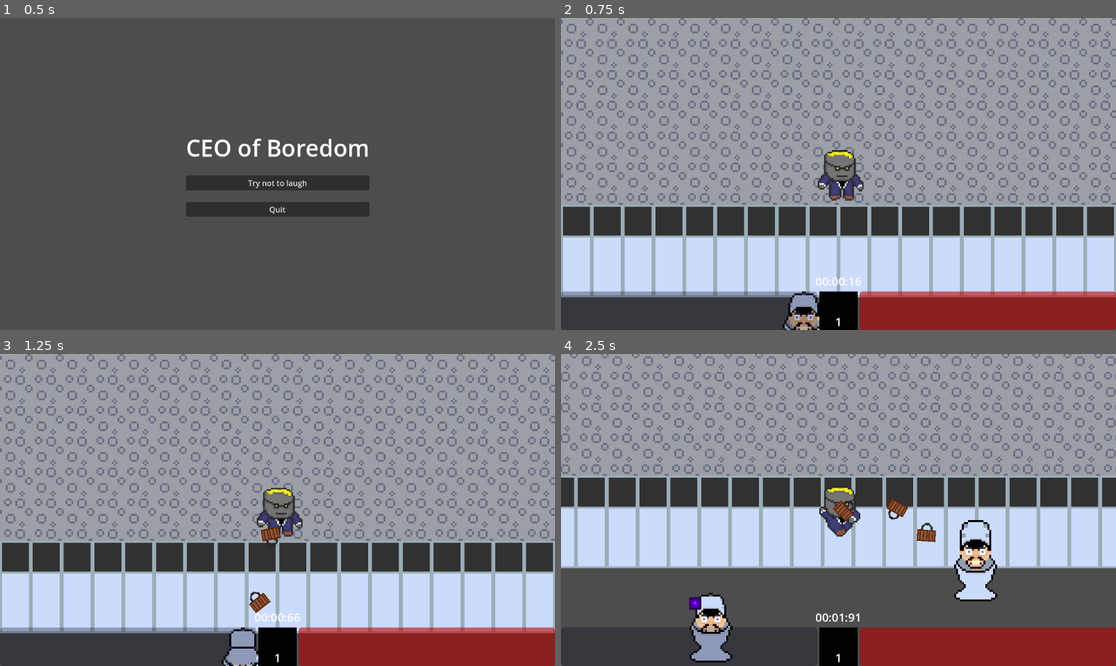
Above: before the commit, frames 1-4 (two rows, left to right).
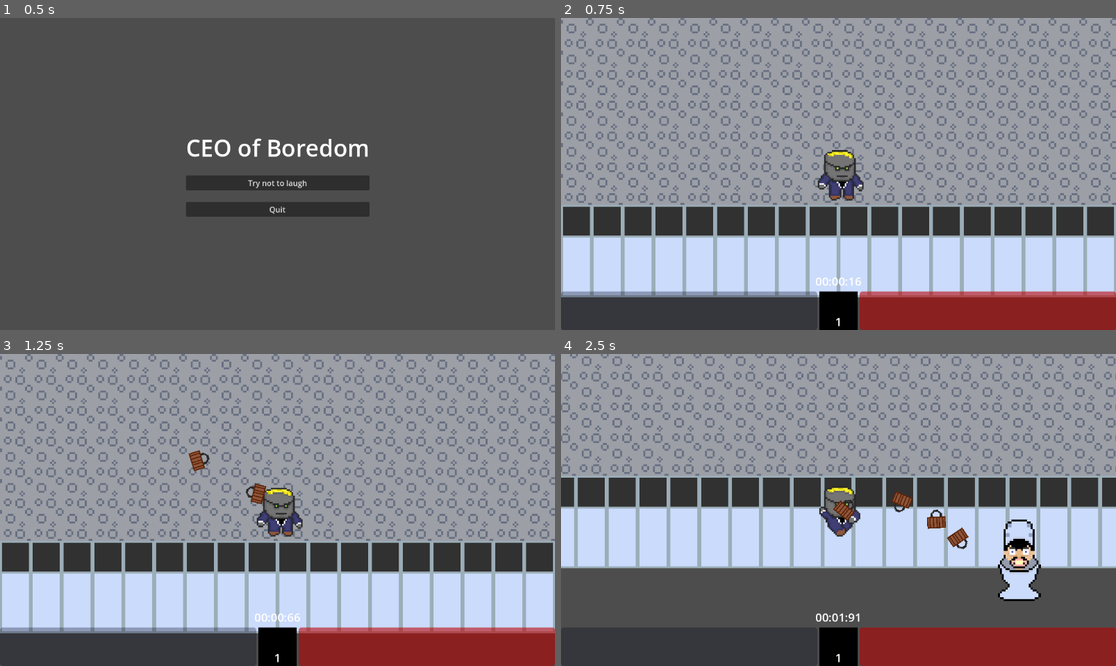
Above: after the commit, the same moments.

Repository: KatalystSoftware/FGJ24
Game: Godot game, scene res://main_menu.tscn
Two runs of this game, one before a commit and one after it. Both use one fixed random seed, a clock stepped at 60 frames per second and the inputs below. The engine's default icon, where the game draws it, is replaced by a stand-in: a white triangle on a blue panel in a dark square.
Inputs:
- Up to frame 1 (0.5 s): no input
- Up to frame 2 (0.75 s): click "Try not to laugh" at 0.5 s
- Up to frame 3 (1.25 s): no input
- Up to frame 4 (2.5 s): hold D (move_right) 1.28-2.03 s; hold S (move_down) from 2.03 s (still down)

Frame 1 is identical in both runs. In frame 2, 0.6% of the frame differs, in the area x 39-47%, y 87-100%; in frame 3, 1.2%; in frame 4, 4.6%, in the area x 23-87%, y 44-99%.

Commit message:
Fix enemy spawning

Diff:
--- a/main.gd
+++ b/main.gd
@@ -20,18 +20,13 @@
 		$EnemySpawnCooldown.wait_time = enemy_table[wave][1]
 
 	var viewport = get_viewport_rect()
-	var viewport_size = viewport.size
-	viewport.position -= viewport_size / 2  # burger fix
-	var nudge = 100
+	var offset = (viewport.size / 2) + Vector2(100, 100)
+	var player_pos = $Player.position
 	var enemy_spawn_position_table = [
-		Vector2(viewport.position.x - nudge, viewport.position.y - nudge),
-		Vector2(viewport.end.x + nudge, viewport.position.y - nudge),
-		Vector2(viewport.position.x - nudge, viewport.end.y + nudge),
-		Vector2(viewport.end.x + nudge, viewport.end.y + nudge),
-		Vector2(viewport.position.x + viewport_size.x / 2, viewport.end.y + nudge),
-		Vector2(viewport.position.x + viewport_size.x / 2, viewport.position.y - nudge),
-		Vector2(viewport.position.x - nudge, viewport.position.y + viewport_size.y / 2),
-		Vector2(viewport.end.x + nudge, viewport.position.y + viewport_size.y / 2),
+		Vector2(player_pos.x - offset.x, player_pos.y - offset.y),
+		Vector2(player_pos.x + offset.x, player_pos.y - offset.y),
+		Vector2(player_pos.x - offset.x, player_pos.y + offset.y),
+		Vector2(player_pos.x + offset.x, player_pos.y + offset.y),
 	]
 
 	if $EnemySpawnCooldown.is_stopped():
